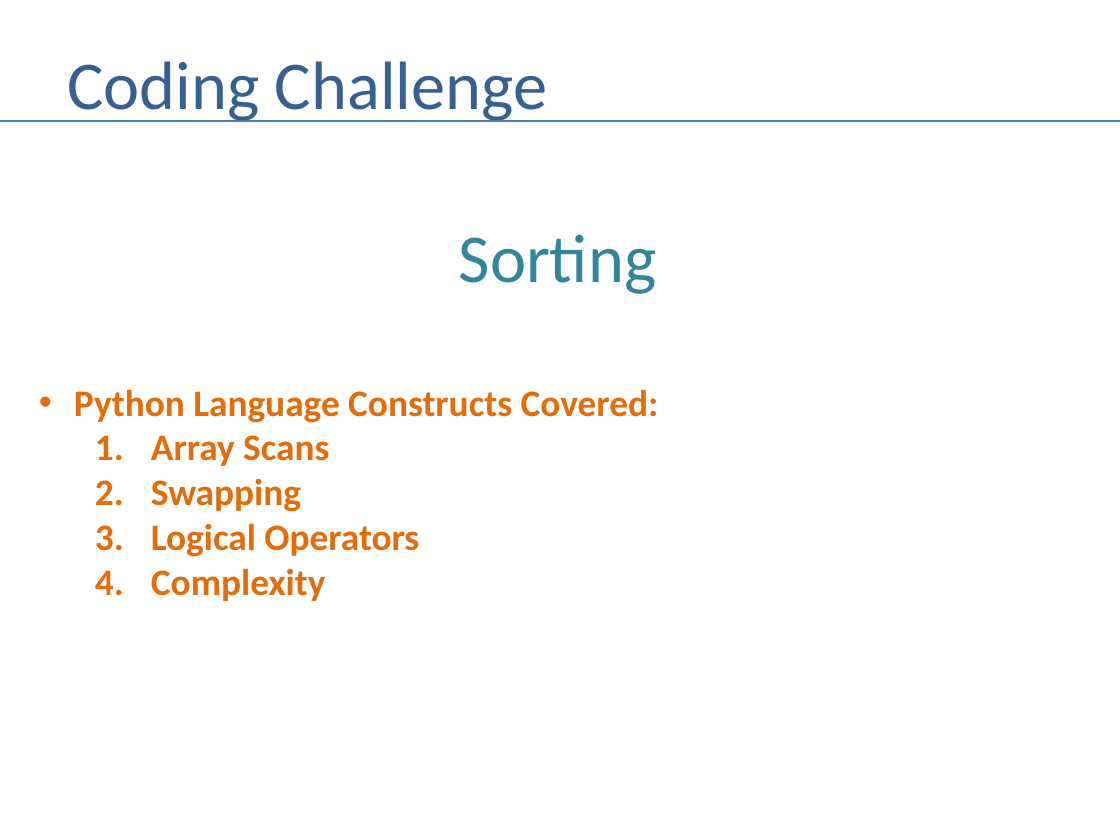
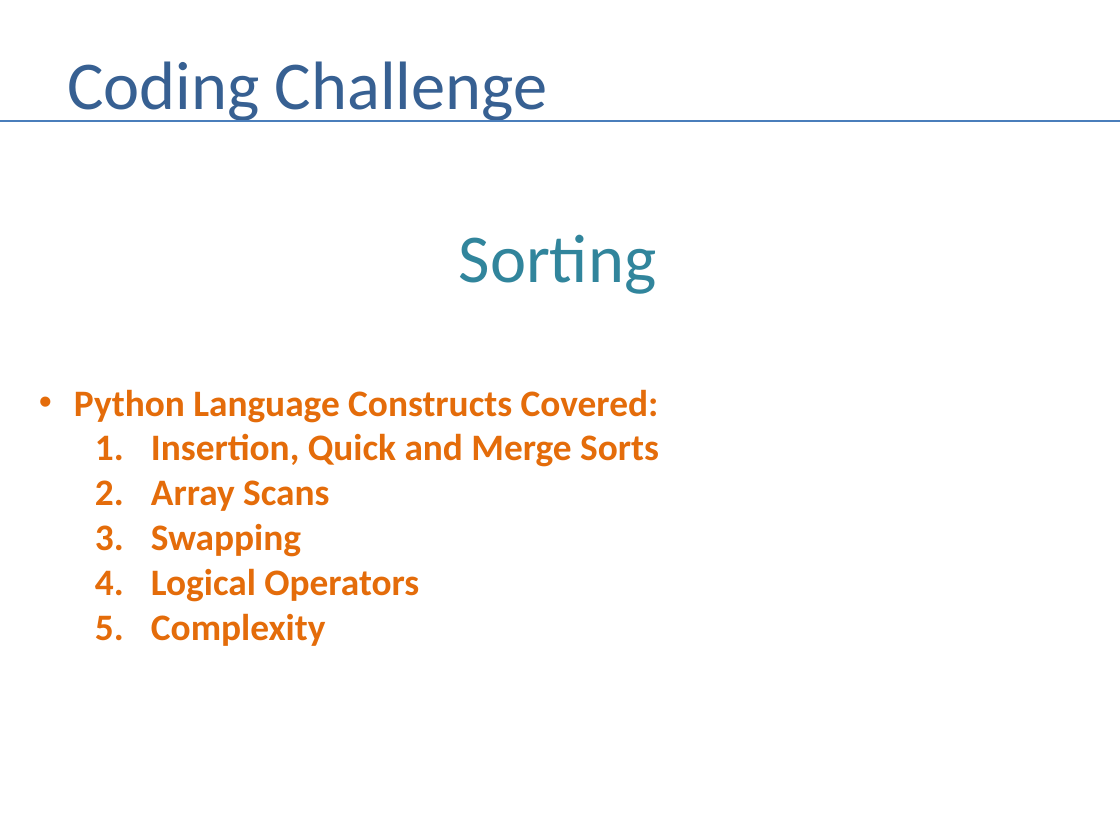
Before and after one commit to andrewferlitsch/Portland-Data-Science-Group, a slide deck: slide 64 of Presentations/Whiteboarding.pptx (slide 65 before the commit). Drawn at 1120x840 pixels with LibreOffice and Linux fonts; fonts in the diff are those of the drawing. Boxes give left, top, right and bottom in pixels: in the first picture for what was removed or moved away, otherwise in the second. Text is boxed around its words. In the diff, an @@ line names an element or a change of style, - is before the commit and + after.

```diff
--- a/Presentations/Whiteboarding.pptx
+++ b/Presentations/Whiteboarding.pptx
@@ text at (x1=151, y1=433, x2=659, y2=467): paragraph added @@
+  1. Insertion, Quick and Merge Sorts
```
Also in this commit, not shown: 2 other slides changed, 1 slide removed.
